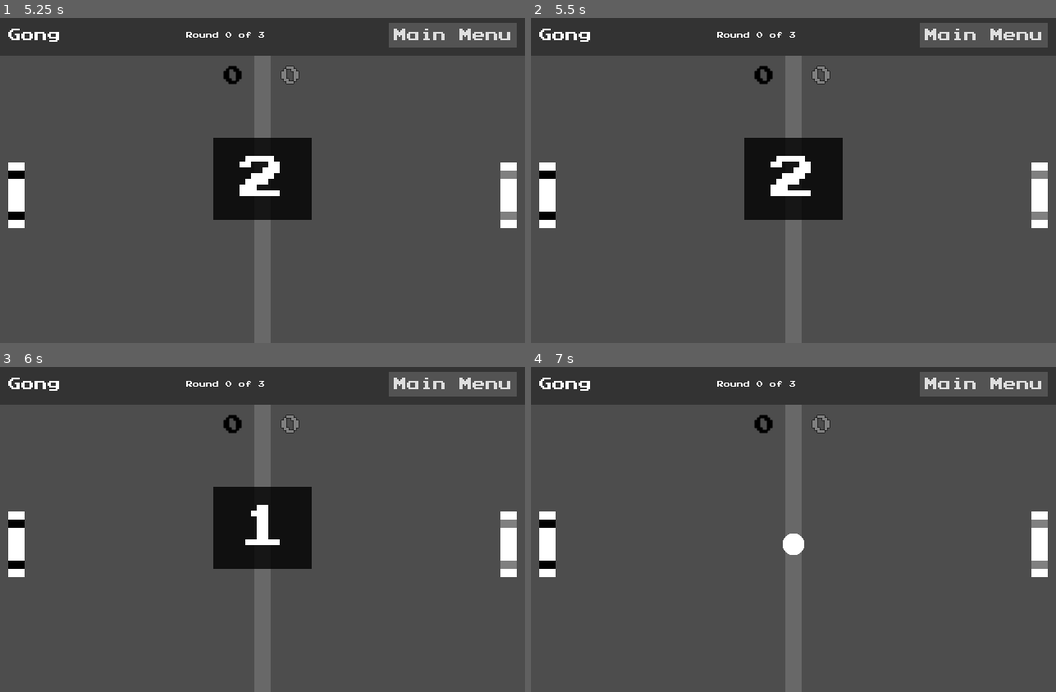
Above: before the commit, frames 1-4 (two rows, left to right).
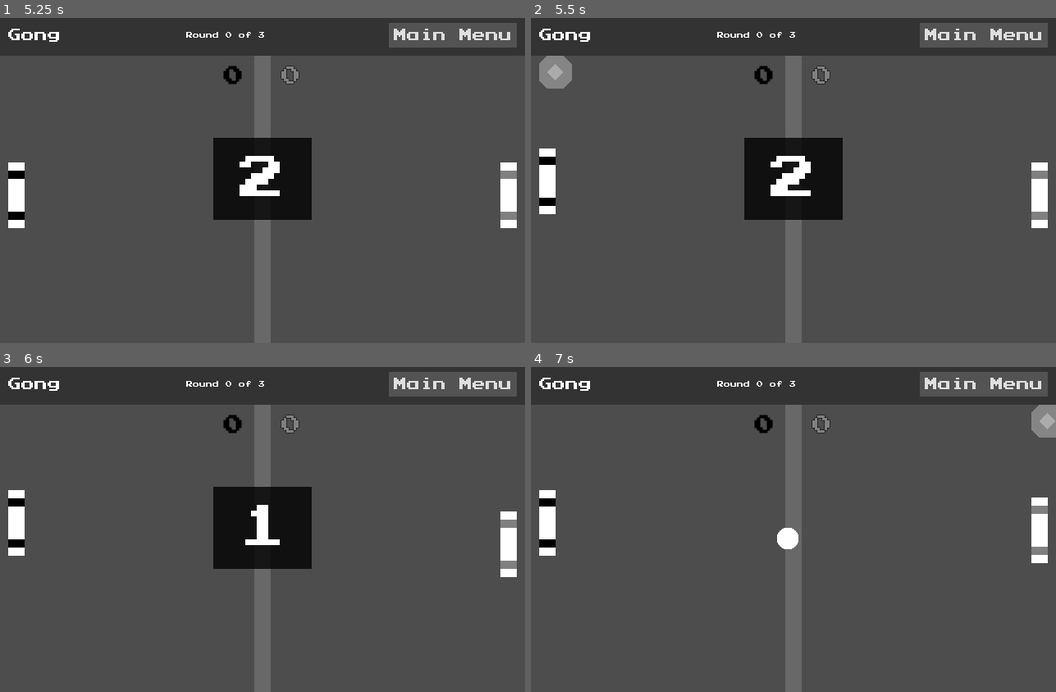
Above: after the commit, the same moments.

Repository: omniuni/Godot_Pong_Gong
Game: Godot game, scene res://Scenes/screen_menu.tscn
The game is run twice, just before and just after one commit, with the same random seed, the same clock (stepped at 60 frames per second) and the same inputs.
Inputs (mouse positions are in pixels of both pictures, inside the frame that each line leads up to):
- Up to frame 1 (5.25 s): click "Play" at 0.5 s; click "+Ball" at 1.25 s; click "Main Menu" at 2 s; click "Play" at 2.75 s; click "+Ball" at 3.5 s; tap Enter at 4.25 s; move the mouse to (378, 161) at 4.27 s; click (378, 161) at 4.42 s; drag from (157, 196) to (26, 73) at 5.02 s
- Up to frame 2 (5.5 s): no input
- Up to frame 3 (6 s): move the mouse to (315, 454) at 5.77 s; click (315, 454) at 5.92 s
- Up to frame 4 (7 s): tap Space at 6.5 s; drag from (767, 594) to (1045, 422) at 6.52 s

Frame 1 is identical in both runs. In frame 2, 1.0% of the frame differs, in the area x 1-8%, y 11-65%; in frame 3, 0.6%; in frame 4, 1.7%, in the area x 1-100%, y 11-65%.

Commit message:
let panels move to target positions

Diff:
--- a/Scenes/screen_main.tscn
+++ b/Scenes/screen_main.tscn
@@ -222,29 +222,26 @@
 
 [node name="ContainLeftTarget" type="PanelContainer" parent="."]
 layout_mode = 0
-offset_left = 10.0
-offset_top = 50.0
-offset_right = 30.0
+offset_top = 50.0
+offset_right = 40.0
 offset_bottom = 400.0
 theme_override_styles/panel = SubResource("StyleBoxEmpty_i8enm")
 
 [node name="UiTargetLeftPanel" parent="ContainLeftTarget" instance=ExtResource("5_i8enm")]
 layout_mode = 2
 Emulate_Touch_With_Mouse = true
-Print_Debug_Messages = true
 
 [node name="ContainRightTarget" type="PanelContainer" parent="."]
 layout_mode = 0
-offset_left = 610.0
-offset_top = 50.0
-offset_right = 630.0
+offset_left = 600.0
+offset_top = 50.0
+offset_right = 640.0
 offset_bottom = 400.0
 theme_override_styles/panel = SubResource("StyleBoxEmpty_i8enm")
 
 [node name="UiTargetRightPanel" parent="ContainRightTarget" instance=ExtResource("5_i8enm")]
 layout_mode = 2
 Emulate_Touch_With_Mouse = true
-Print_Debug_Messages = true
 
 [connection signal="body_entered" from="RigidBodyCeiling" to="." method="_on_rigid_body_ceiling_body_entered"]
 [connection signal="body_entered" from="RigidBodyFloor" to="." method="_on_rigid_body_floor_body_entered"]
@@ -255,3 +252,9 @@
 [connection signal="body_entered" from="RigidBodyGoalRight" to="." method="_on_rigid_body_goal_right_body_entered"]
 [connection signal="pressed" from="WinPanel/CenterContainer/PanelContainer/MarginContainer/VBoxContainer/ButtonDone" to="." method="_on_button_done_pressed"]
 [connection signal="timeout" from="Timer" to="." method="_on_timer_timeout"]
+[connection signal="on_target_drag" from="ContainLeftTarget/UiTargetLeftPanel" to="." method="_on_ui_target_left_panel_on_target_drag"]
+[connection signal="on_target_end" from="ContainLeftTarget/UiTargetLeftPanel" to="." method="_on_ui_target_left_panel_on_target_end"]
+[connection signal="on_target_touch" from="ContainLeftTarget/UiTargetLeftPanel" to="." method="_on_ui_target_left_panel_on_target_touch"]
+[connection signal="on_target_drag" from="ContainRightTarget/UiTargetRightPanel" to="." method="_on_ui_target_right_panel_on_target_drag"]
+[connection signal="on_target_end" from="ContainRightTarget/UiTargetRightPanel" to="." method="_on_ui_target_right_panel_on_target_end"]
+[connection signal="on_target_touch" from="ContainRightTarget/UiTargetRightPanel" to="." method="_on_ui_target_right_panel_on_target_touch"]
--- a/Scripts/item_panel.gd
+++ b/Scripts/item_panel.gd
@@ -15,6 +15,7 @@
 var going_down = false
 var computed_vertical_velocity = 0
 var last_known_linear_velovity = 0
+var move_to_target
 
 @onready
 var light_top_rect: ColorRect = $RigidBodyPanel/LightTopRect
@@ -22,6 +23,8 @@
 var light_bottom_rect: ColorRect = $RigidBodyPanel/LightBottomRect
 @onready
 var panel_body: RigidBody2D = $RigidBodyPanel
+@onready
+var panel_collision_area: CollisionShape2D = $RigidBodyPanel/CollisionShapePanel
 
 signal kick(direction: Vector2)
 
@@ -31,11 +34,37 @@
 	pass
 
 func _physics_process(_delta: float) -> void:
+	if move_to_target != null:
+		request_move_to(move_to_target)
 	var linear_velocity_y = computed_vertical_velocity*Speed_In_Pixels
 	if linear_velocity_y != last_known_linear_velovity:
 		panel_body.linear_velocity.y = linear_velocity_y
 		last_known_linear_velovity = linear_velocity_y
 	panel_body.linear_velocity.x = 0
+	pass
+
+func request_move_to(target_global_position: Vector2) -> void:
+	if move_to_target == null or move_to_target != target_global_position:
+		move_to_target = target_global_position
+	print("move requested to "+str(target_global_position))
+	var panel_center = panel_collision_area.global_position
+	print("panel center at: "+str(panel_center))
+	# Reduce jitter if it's close enough
+	if abs(target_global_position.y-panel_center.y) < 3:
+		request_move_stop()
+		return
+	if target_global_position.y < panel_center.y:
+		going_up = true
+	if target_global_position.y > panel_center.y:
+		going_down = true
+	compute_velocity()
+	pass
+
+func request_move_stop() -> void:
+	going_up = false
+	going_down = false
+	move_to_target = null
+	compute_velocity()
 	pass
 
 func _input(event: InputEvent) -> void:
--- a/Scripts/screen_main.gd
+++ b/Scripts/screen_main.gd
@@ -145,3 +145,29 @@
 	Beeper.play_ui()
 	Scenes.change_to(get_tree(), Scenes.menu)
 	pass
+
+func _on_ui_target_left_panel_on_target_end() -> void:
+	panel_left_p1.request_move_stop()
+	pass
+
+func _on_ui_target_left_panel_on_target_touch(target: Vector2) -> void:
+	panel_left_p1.request_move_to(target)
+	pass
+
+func _on_ui_target_left_panel_on_target_drag(target: Vector2) -> void:
+	panel_left_p1.request_move_to(target)
+	pass
+
+
+
+func _on_ui_target_right_panel_on_target_end() -> void:
+	panel_right_p2.request_move_stop()
+	pass
+
+func _on_ui_target_right_panel_on_target_touch(target: Vector2) -> void:
+	panel_right_p2.request_move_to(target)
+	pass
+
+func _on_ui_target_right_panel_on_target_drag(target: Vector2) -> void:
+	panel_right_p2.request_move_to(target)
+	pass
